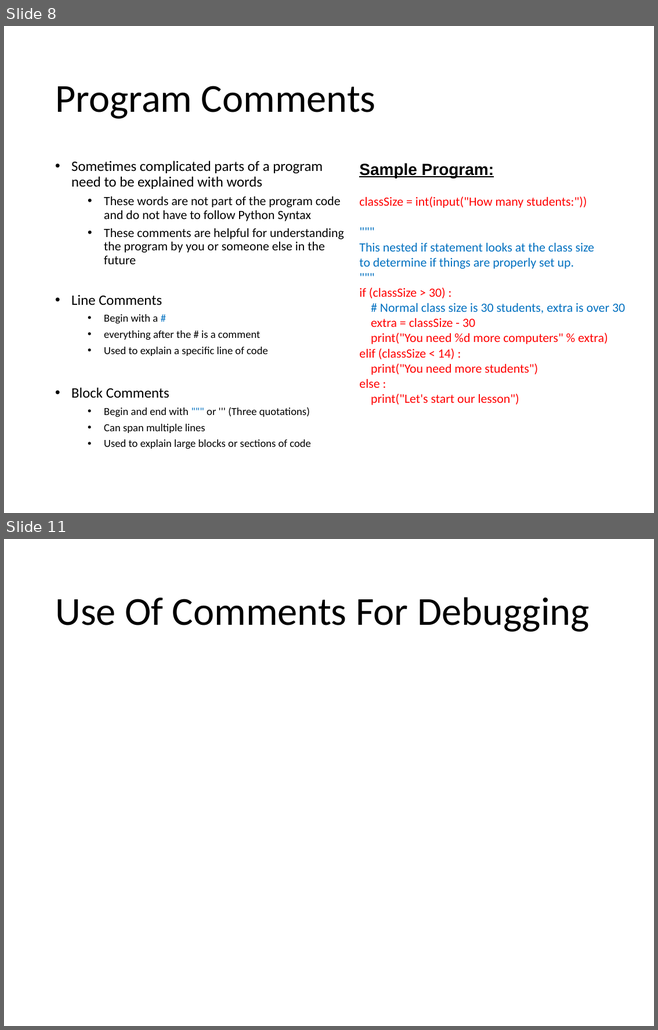
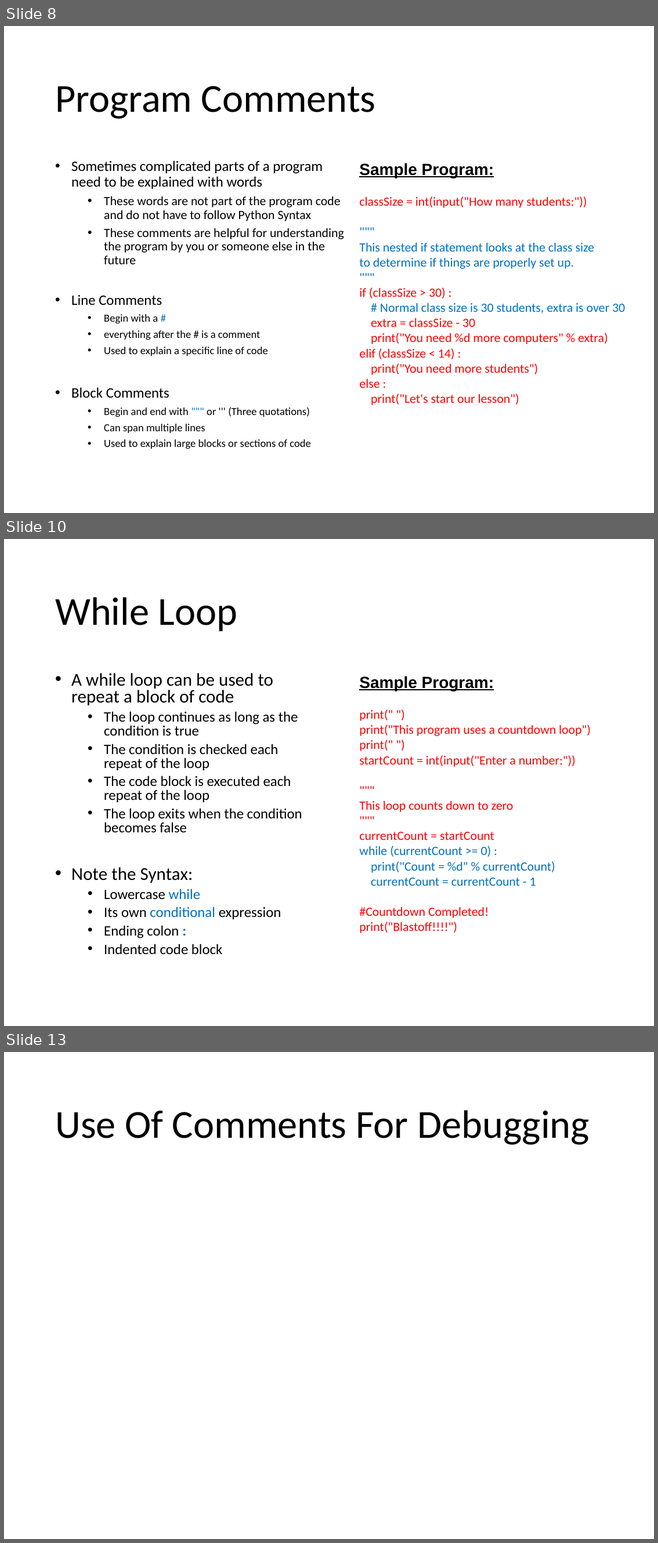
Before and after one commit to Greg5519/ICS2O0, a slide deck: Topic B Programming Introduction/B.3 Lesson - Python Control Basics.pptx. Shown one above the other, each under a label of ours: slides 8 and 11 before the commit, slides 8, 10 and 13 after it; the slides between them are not shown. The pictures are 658x1030 and 658x1543 pixels, drawn with LibreOffice and Linux fonts; fonts in the diff are those of the drawing. Boxes give left, top, right and bottom in pixels: in the first picture for what was removed or moved away, otherwise in the second. Text is boxed around its words. In the diff, an @@ line names an element or a change of style, - is before the commit and + after.

```diff
--- a/Topic B Programming Introduction/B.3 Lesson - Python Control Basics.pptx
+++ b/Topic B Programming Introduction/B.3 Lesson - Python Control Basics.pptx
@@ slide 10 added at [4, 539, 654, 1026], background #FFFFFF @@
@@ title added at [55, 597, 238, 631], 44 pt, text #000000 @@
+While Loop
@@ text added at [71, 673, 302, 954], 16 pt, text #000000 @@
+• A while loop can be used to repeat a block of code
+  • The loop continues as long as the condition is true
+  • The condition is checked each repeat of the loop
+  • The code block is executed each repeat of the loop
+  • The loop exits when the condition becomes false
+• Note the Syntax:
+  • Lowercase while
+  • Its own conditional expression
+  • Ending colon :
+  • Indented code block
@@ text added at [359, 676, 590, 933], 14 pt, text #FF0000 @@
+Sample Program:
+print(" ")
+print("This program uses a countdown loop")
+print(" ")
+startCount = int(input("Enter a number:"))
+"""
+This loop counts down to zero
+"""
+currentCount = startCount
+while (currentCount >= 0) :
+print("Count = %d" % currentCount)
+currentCount = currentCount - 1
+#Countdown Completed!
+print("Blastoff!!!!")
@@ what was slide 11 is now slide 13 @@
```
Also in this commit, not shown: 3 other slides added, 2 slides removed, 2 other files.
